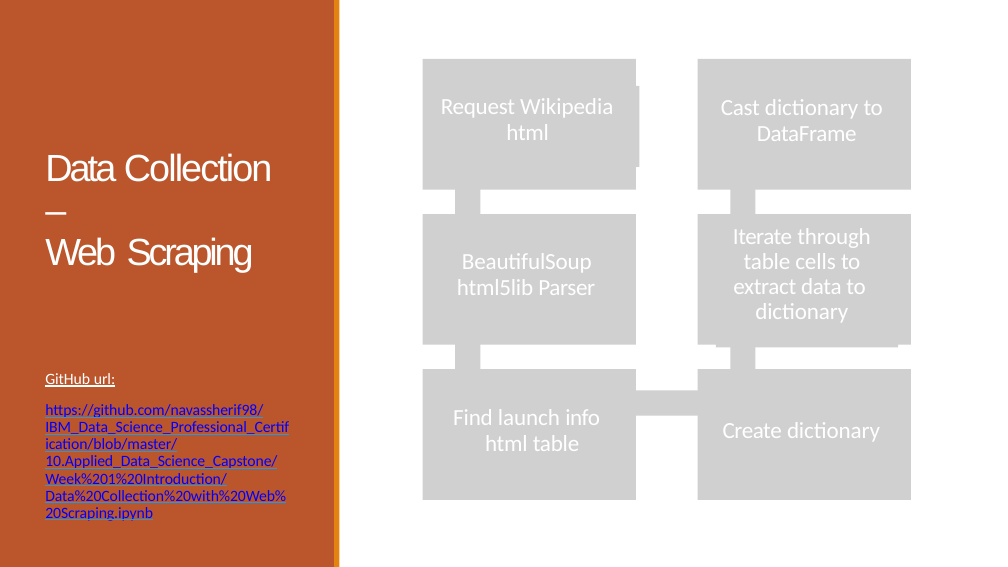
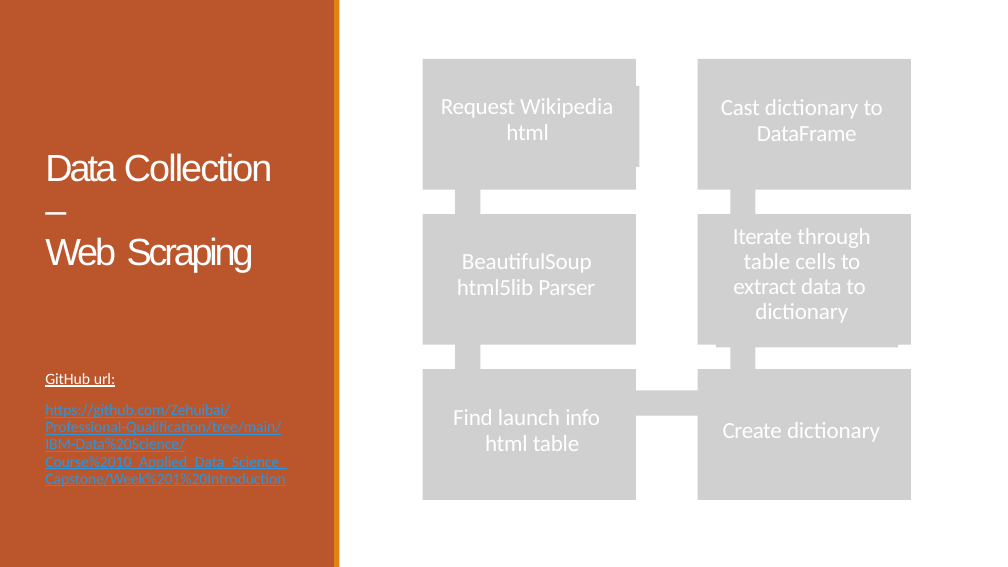
Before and after one commit to Zehuibai/Professional-Development, a slide deck: slide 9 of IBM-Data Science/Course 10_Applied_Data_Science_Capstone/Week 5 Present Your Data-Driven Insights/Data Science Journey.pptx. Drawn at 1008x567 pixels with LibreOffice and Linux fonts; fonts in the diff are those of the drawing; grey boxes stand for pictures. Boxes give left, top, right and bottom in pixels: in the first picture for what was removed or moved away, otherwise in the second. Text is boxed around its words. In the diff, an @@ line names an element or a change of style, - is before the commit and + after.

```diff
--- a/IBM-Data Science/Course 10_Applied_Data_Science_Capstone/Week 5 Present Your Data-Driven Insights/Data Science Journey.pptx
+++ b/IBM-Data Science/Course 10_Applied_Data_Science_Capstone/Week 5 Present Your Data-Driven Insights/Data Science Journey.pptx
@@ text at [45,404,287,487]: text changed; text colour #0000FF to #2996E1 @@
-https://github.com/navassherif98/IBM_Data_Science_Professional_Certification/blob/master/10.Applied_Data_Science_Capstone/Week%201%20Introduction/Data%20Collection%20with%20Web%20Scraping.ipynb
+https://github.com/Zehuibai/Professional-Qualification/tree/main/IBM-Data%20Science/Course%2010_Applied_Data_Science_Capstone/Week%201%20Introduction
```
Also in this commit, not shown: 10 other slides changed, 12 other files.
